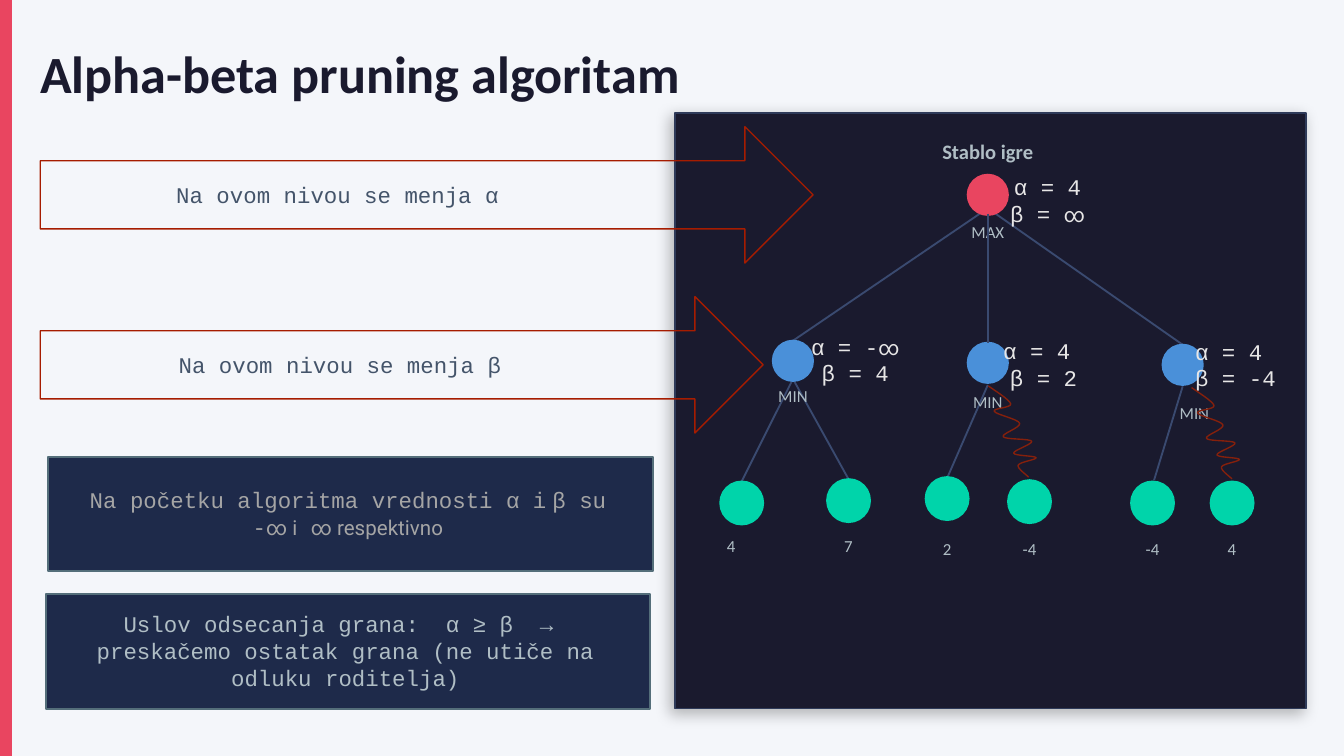
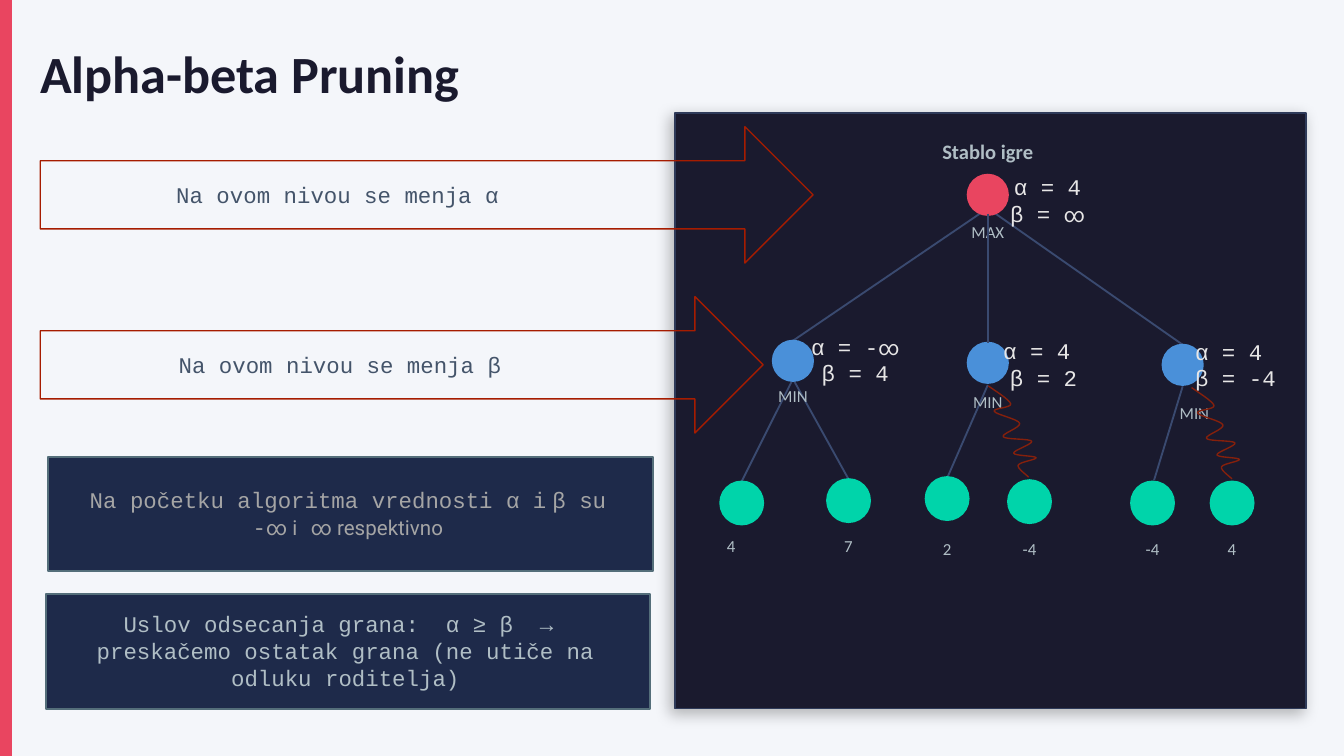
Before and after one commit to neshko31/OI-Projekat, a slide deck: slide 6 of Prezentacija.pptx. Drawn at 1344x756 pixels with LibreOffice and Linux fonts; fonts in the diff are those of the drawing. Boxes give left, top, right and bottom in pixels: in the first picture for what was removed or moved away, otherwise in the second. Text is boxed around its words. In the diff, an @@ line names an element or a change of style, - is before the commit and + after.

```diff
--- a/Prezentacija.pptx
+++ b/Prezentacija.pptx
@@ text at (x1=40, y1=56, x2=460, y2=102): text changed @@
-Alpha-beta pruning algoritam
+Alpha-beta Pruning
```
Also in this commit, not shown: 3 other slides changed, 1 slide added, 1 slide removed.
